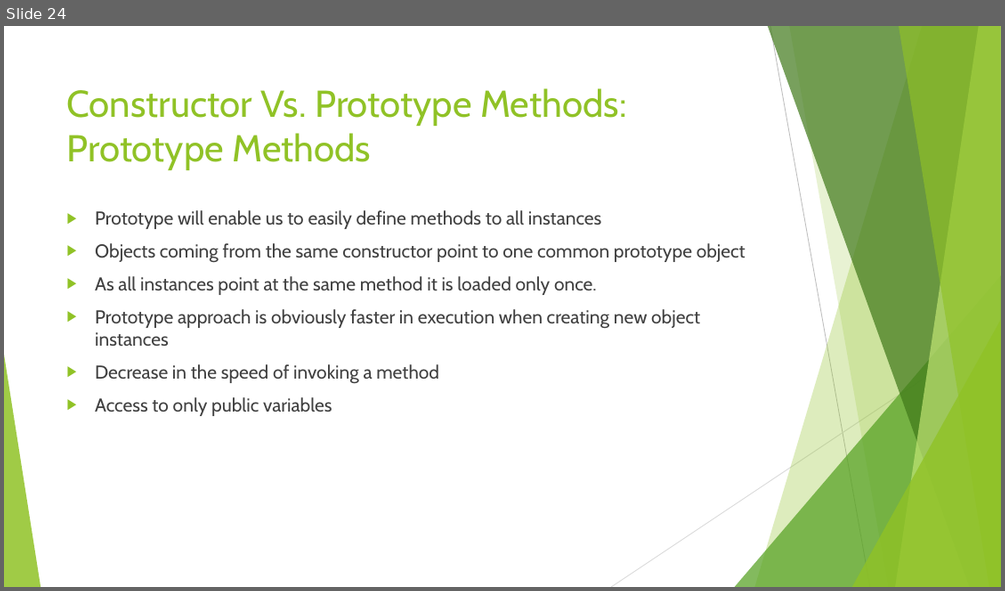
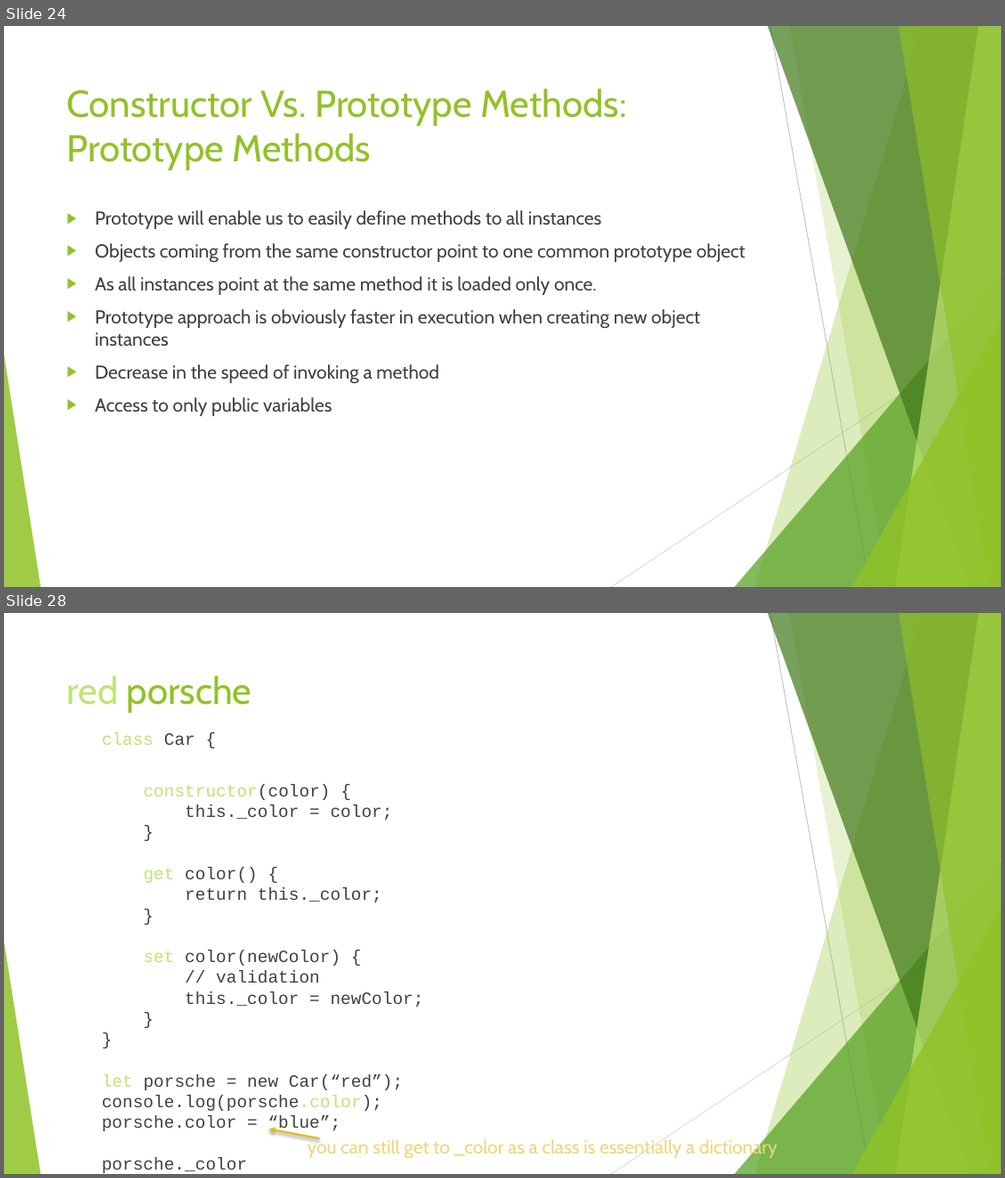
Before and after one commit to jeffxor/prototypes, a slide deck: doc/Javascript.Objects.pptx. Shown one above the other, each under a label of ours: slide 24 before the commit, slides 24 and 28 after it; the slides between them are not shown. The pictures are 1005x591 and 1005x1178 pixels, drawn with LibreOffice and Linux fonts; fonts in the diff are those of the drawing; background and template pictures are left out. Boxes give left, top, right and bottom in pixels: in the first picture for what was removed or moved away, otherwise in the second. Text is boxed around its words. In the diff, an @@ line names an element or a change of style, - is before the commit and + after.

```diff
--- a/doc/Javascript.Objects.pptx
+++ b/doc/Javascript.Objects.pptx
@@ slide 28 added at (x1=4, y1=613, x2=1001, y2=1174), background #FFFFFF; not listed: 10 template elements that a slide beside it also shows @@
@@ title added at (x1=67, y1=675, x2=252, y2=713), 36 pt, text #90C226 @@
+red porsche
@@ text added at (x1=102, y1=732, x2=424, y2=1134), 16.6 pt, text #404040 @@
+class Car {
+constructor(color) {
+this._color = color;
+}
+get color() {
+return this._color;
+}
+set color(newColor) {
+// validation
+this._color = newColor;
+}
+}
+let porsche = new Car(“red”);
+console.log(porsche.color);
+porsche.color = “blue”;
+porsche._color
@@ arrow added from (319, 1139) to (268, 1129), #E6B91E 2 pt @@
@@ text added at (x1=307, y1=1137, x2=777, y2=1159), 18 pt, text #F0D578 @@
+you can still get to _color as a class is essentially a dictionary
```
Also in this commit, not shown: 6 slides changed, 3 other slides added, 4 other files.
